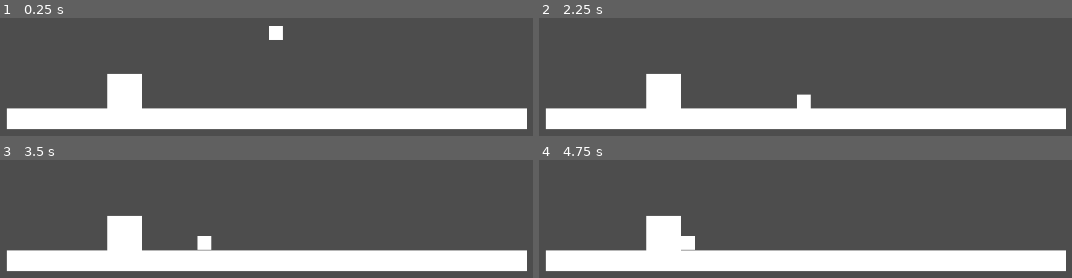
Above: before the commit, frames 1-4 (two rows, left to right).
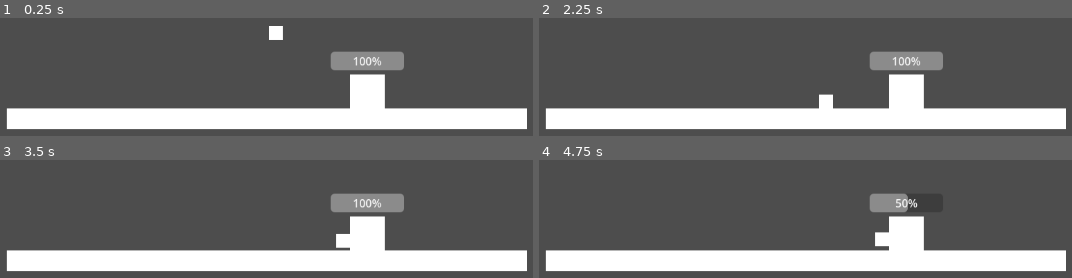
Above: after the commit, the same moments.

Repository: LeonardoSeijiNakayama/DACC_Station2-G1
Game: Godot game, scene res://enemies/enemy_test_world.tscn
Two runs of this game, one before a commit and one after it. Both use one fixed random seed, a clock stepped at 60 frames per second and the inputs below. The project has no main scene, so this scene is started directly.
Inputs:
- Up to frame 1 (0.25 s): no input
- Up to frame 2 (2.25 s): tap Enter at 0.5 s
- Up to frame 3 (3.5 s): no input
- Up to frame 4 (4.75 s): tap Space at 4.25 s

The runs differ from the first frame. In frame 1, 6.0% of the frame differs, in the area x 20-76%, y 28-78%; in frame 2, 6.6%; in frame 3, 6.6%; in frame 4, 5.7%.

Commit message:
Adicionei a lógica de receber e causar dano

Diff:
--- /dev/null
+++ b/enemies/BaseHealth.gd
@@ -0,0 +1,25 @@
+extends Node
+class_name BaseHealth
+
+@export var MAXIMUM_HEALTH = 100.0
+@export var CURRENT_HEALTH = MAXIMUM_HEALTH
+@onready var _health_bar:ProgressBar = $"../HealthBar"
+@onready var _base:StaticBody2D = $".."
+
+func _ready() -> void:
+	CURRENT_HEALTH = MAXIMUM_HEALTH
+	_health_bar.value = CURRENT_HEALTH
+	pass
+
+
+func take_damage(dmg:float)->void:
+	CURRENT_HEALTH -= dmg
+	_health_bar.value = CURRENT_HEALTH
+	if CURRENT_HEALTH <= 0.0:
+		_base.queue_free()
+
+func heal(heal:float)->void:
+	CURRENT_HEALTH += heal
+	if CURRENT_HEALTH > 100.0:
+		CURRENT_HEALTH = 100.0
+	_health_bar.value = CURRENT_HEALTH
--- /dev/null
+++ b/enemies/EnemyAttack.gd
@@ -0,0 +1,48 @@
+extends Node
+
+@onready var _attack_range = $"../AttackArea"
+@onready var _attack_timer = $AttackTimer
+
+var base_in_range = false
+var base_ref:StaticBody2D = null
+
+func _ready() -> void:
+	pass
+
+
+func _process(delta: float) -> void:
+	pass
+
+
+func _on_attack_area_body_entered(body: Node2D) -> void:
+	if body.is_in_group("Base"):
+		base_in_range = true
+		base_ref = body
+		if _attack_timer.is_stopped():
+			_attack_timer.start()
+	pass
+
+
+func _on_attack_area_body_exited(body: Node2D) -> void:
+	if body.is_in_group("Base"):
+		base_in_range = false
+		base_ref = null
+		_attack_timer.stop()
+	pass
+
+
+
+
+func _on_attack_timer_timeout() -> void:
+	if base_in_range and is_instance_valid(base_ref):
+		attack()
+
+	pass
+
+
+
+func attack()->void:
+	var base_health:BaseHealth = base_ref.get_node("Health")
+	if base_health:
+		base_health.take_damage(50.0)
+	pass
--- /dev/null
+++ b/enemies/EnemyHealth.gd
@@ -0,0 +1,25 @@
+extends Node
+class_name  EnemyHealth
+
+@export var MAXIMUM_HEALTH = 100.0
+@export var CURRENT_HEALTH = MAXIMUM_HEALTH
+@onready var _health_bar:ProgressBar = $"../HealthBar"
+@onready var _enemy:CharacterBody2D = $".."
+
+func _ready() -> void:
+	CURRENT_HEALTH = MAXIMUM_HEALTH
+	_health_bar.value = CURRENT_HEALTH
+	pass
+
+
+func take_damage(dmg:float)->void:
+	CURRENT_HEALTH -= dmg
+	_health_bar.value = CURRENT_HEALTH
+	if CURRENT_HEALTH <= 0.0:
+		_enemy.queue_free()
+
+func heal(heal:float)->void:
+	CURRENT_HEALTH += heal
+	if CURRENT_HEALTH > 100.0:
+		CURRENT_HEALTH = 100.0
+	_health_bar.value = CURRENT_HEALTH
--- a/enemies/EnemyMovement.gd
+++ b/enemies/EnemyMovement.gd
@@ -1,4 +1,5 @@
 extends Node
+class_name EnemyMovement
 
 @onready var _enemy:CharacterBody2D = $".."
 
--- a/enemies/base_test.tscn
+++ b/enemies/base_test.tscn
@@ -1,4 +1,6 @@
 [gd_scene format=3 uid="uid://gjqqg7du5gjf"]
+
+[ext_resource type="Script" uid="uid://blnixpf068ft7" path="res://enemies/BaseHealth.gd" id="1_3qi3o"]
 
 [sub_resource type="BoxMesh" id="BoxMesh_k70om"]
 size = Vector3(50, 50, 1)
@@ -6,10 +8,19 @@
 [sub_resource type="RectangleShape2D" id="RectangleShape2D_3qi3o"]
 size = Vector2(50, 50)
 
-[node name="Base" type="StaticBody2D" unique_id=1106712333]
+[node name="Base" type="StaticBody2D" unique_id=1106712333 groups=["Base"]]
+
+[node name="Health" type="Node" parent="." unique_id=665081063]
+script = ExtResource("1_3qi3o")
 
 [node name="MeshInstance2D" type="MeshInstance2D" parent="." unique_id=688652666]
 mesh = SubResource("BoxMesh_k70om")
 
 [node name="CollisionShape2D" type="CollisionShape2D" parent="." unique_id=2012724205]
 shape = SubResource("RectangleShape2D_3qi3o")
+
+[node name="HealthBar" type="ProgressBar" parent="." unique_id=1693870972]
+offset_left = -53.0
+offset_top = -58.0
+offset_right = 53.0
+offset_bottom = -31.0
--- a/enemies/enemy.tscn
+++ b/enemies/enemy.tscn
@@ -1,19 +1,50 @@
 [gd_scene format=3 uid="uid://b7c7cmye6aa6n"]
 
 [ext_resource type="Script" uid="uid://cp457626dv20h" path="res://enemies/EnemyMovement.gd" id="1_fw1ev"]
+[ext_resource type="Script" uid="uid://ddoegomymose1" path="res://enemies/EnemyHealth.gd" id="2_7frlh"]
+[ext_resource type="Script" uid="uid://b16gdauwql6ti" path="res://enemies/EnemyAttack.gd" id="3_orwns"]
 
 [sub_resource type="RectangleShape2D" id="RectangleShape2D_x4ssu"]
 
 [sub_resource type="BoxMesh" id="BoxMesh_fw1ev"]
+
+[sub_resource type="RectangleShape2D" id="RectangleShape2D_orwns"]
+size = Vector2(11, 20)
 
 [node name="CharacterBody2D" type="CharacterBody2D" unique_id=1836912193]
 
 [node name="Movement" type="Node" parent="." unique_id=21347586]
 script = ExtResource("1_fw1ev")
 
+[node name="Health" type="Node" parent="." unique_id=1044124887]
+script = ExtResource("2_7frlh")
+
+[node name="Attack" type="Node" parent="." unique_id=162436927]
+script = ExtResource("3_orwns")
+
+[node name="AttackTimer" type="Timer" parent="Attack" unique_id=285648390]
+
 [node name="CollisionShape2D" type="CollisionShape2D" parent="." unique_id=99620509]
 shape = SubResource("RectangleShape2D_x4ssu")
 
 [node name="MeshInstance2D" type="MeshInstance2D" parent="." unique_id=732159913]
+position = Vector2(9.536743e-07, 5.9604645e-08)
 scale = Vector2(20, 20)
 mesh = SubResource("BoxMesh_fw1ev")
+
+[node name="HealthBar" type="ProgressBar" parent="." unique_id=2100439985]
+visible = false
+offset_left = -62.0
+offset_top = -40.0
+offset_right = 62.0
+offset_bottom = -13.0
+
+[node name="AttackArea" type="Area2D" parent="." unique_id=1959887696]
+
+[node name="CollisionShape2D" type="CollisionShape2D" parent="AttackArea" unique_id=1048667908]
+position = Vector2(15.5, 0)
+shape = SubResource("RectangleShape2D_orwns")
+
+[connection signal="timeout" from="Attack/AttackTimer" to="Attack" method="_on_attack_timer_timeout"]
+[connection signal="body_entered" from="AttackArea" to="Attack" method="_on_attack_area_body_entered"]
+[connection signal="body_exited" from="AttackArea" to="Attack" method="_on_attack_area_body_exited"]
--- a/enemies/enemy_test_world.tscn
+++ b/enemies/enemy_test_world.tscn
@@ -20,4 +20,4 @@
 limit_bottom = 648
 
 [node name="Base" parent="." unique_id=1106712333 instance=ExtResource("3_cw4r5")]
-position = Vector2(396, 576)
+position = Vector2(746, 577)
--- /dev/null
+++ b/enemies/spawn_area.tscn
@@ -0,0 +1,9 @@
+[gd_scene format=3 uid="uid://o0qiygv22si4"]
+
+[sub_resource type="RectangleShape2D" id="RectangleShape2D_3wmkr"]
+size = Vector2(200, 20)
+
+[node name="SpawnArea" type="Area2D" unique_id=283799282]
+
+[node name="CollisionShape2D" type="CollisionShape2D" parent="." unique_id=2045542664]
+shape = SubResource("RectangleShape2D_3wmkr")
Not shown, added: enemies/BaseHealth.gd.uid
Not shown, added: enemies/EnemyAttack.gd.uid
Not shown, added: enemies/EnemyHealth.gd.uid
